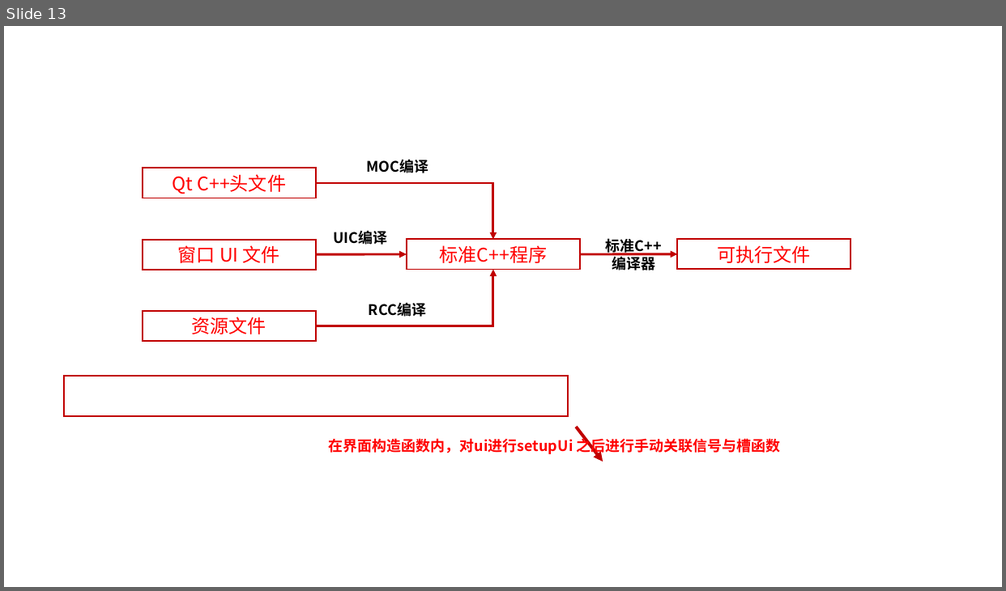
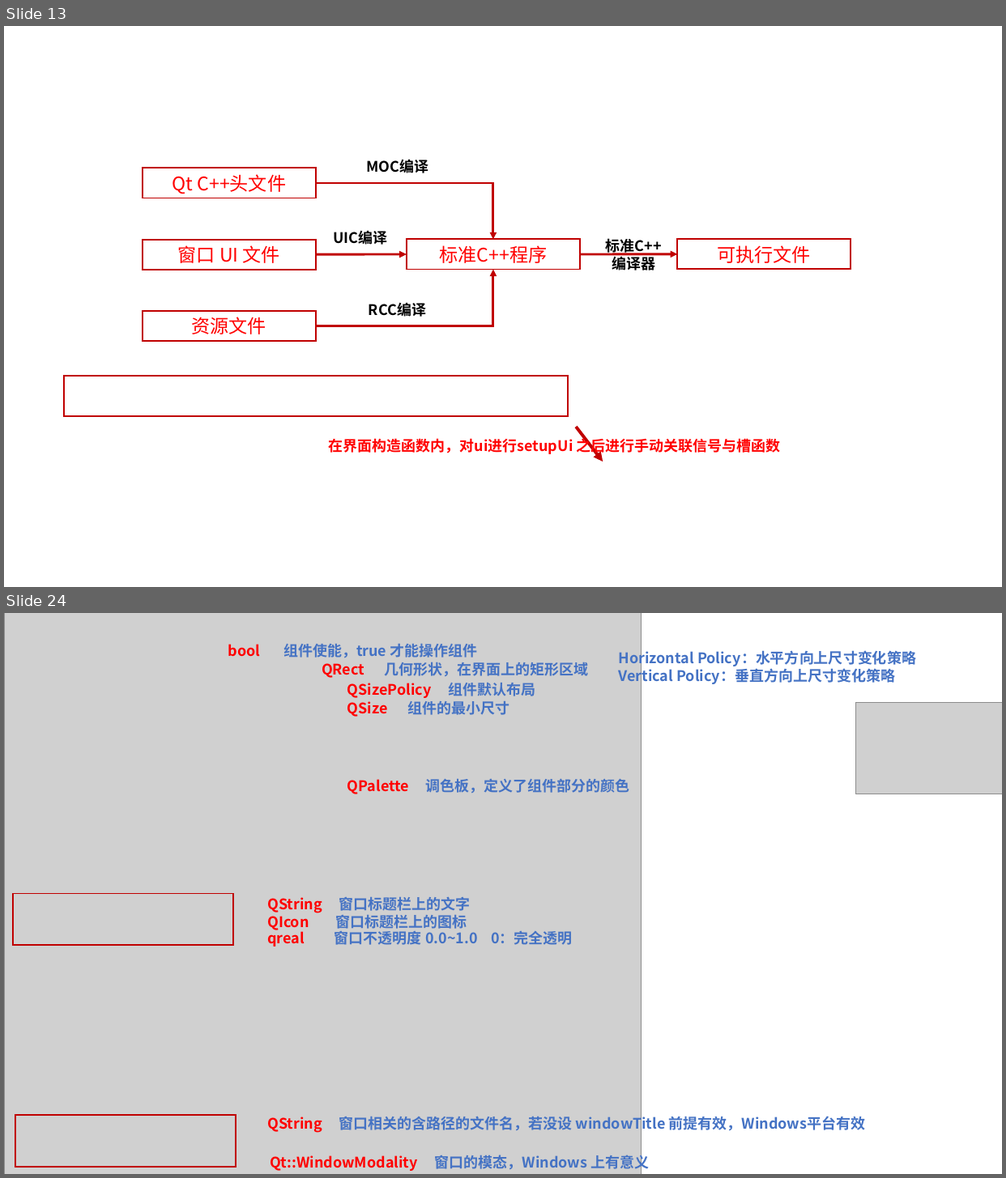
Before and after one commit to LQF376/QtmyLearn, a slide deck: pic.pptx. Shown one above the other, each under a label of ours: slide 13 before the commit, slides 13 and 24 after it; the slides between them are not shown. The pictures are 1006x591 and 1006x1178 pixels, drawn with LibreOffice and Linux fonts; fonts in the diff are those of the drawing; grey boxes stand for pictures. Boxes give left, top, right and bottom in pixels: in the first picture for what was removed or moved away, otherwise in the second. Text is boxed around its words. In the diff, an @@ line names an element or a change of style, - is before the commit and + after.

```diff
--- a/pic.pptx
+++ b/pic.pptx
@@ slide 24 added at [4,613,1002,1174], background #FFFFFF @@
@@ picture added at [4,613,641,1174] @@
@@ text added at [228,644,478,658], 14 pt, text #4472C4, bold @@
+bool 组件使能，true 才能操作组件
@@ text added at [618,649,916,685], 14 pt, text #4472C4, bold @@
+Horizontal Policy：水平方向上尺寸变化策略
+Vertical Policy：垂直方向上尺寸变化策略
@@ text added at [322,662,589,678], 14 pt, text #4472C4, bold @@
+QRect 几何形状，在界面上的矩形区域
@@ text added at [347,683,535,698], 14 pt, text #FF0000, bold @@
+QSizePolicy 组件默认布局
@@ text added at [347,701,509,717], 14 pt, text #4472C4, bold @@
+QSize 组件的最小尺寸
@@ picture added at [856,702,1002,794] @@
@@ text added at [347,779,630,794], 14 pt, text #4472C4, bold @@
+QPalette 调色板，定义了组件部分的颜色
@@ rectangle added at [13,894,233,945], outline #C00000 1.5 pt @@
@@ text added at [267,897,470,914], 14 pt, text #4472C4, bold @@
+QString 窗口标题栏上的文字
@@ text added at [267,912,467,931], 14 pt, text #4472C4, bold @@
+QIcon 窗口标题栏上的图标
@@ text added at [267,928,573,947], 14 pt, text #4472C4, bold @@
+qreal 窗口不透明度 0.0~1.0 0：完全透明
@@ rectangle added at [15,1115,236,1167], outline #C00000 1.5 pt @@
@@ text added at [267,1114,866,1133], 14 pt, text #4472C4, bold @@
+QString 窗口相关的含路径的文件名，若没设 windowTitle 前提有效，Windows平台有效
@@ text added at [270,1152,649,1172], 14 pt, text #FF0000, bold @@
+Qt::WindowModality 窗口的模态，Windows 上有意义
```
Also in this commit, not shown: 27 other slides added, 1 slide removed, 36 other files.
